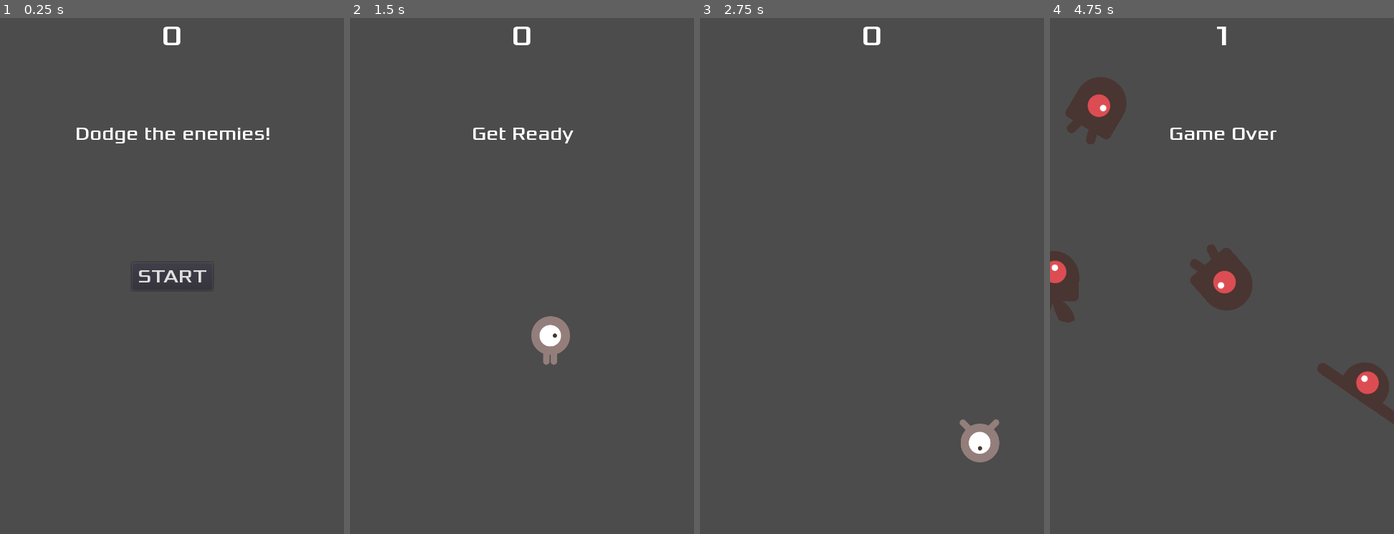
Above: before the commit, frames 1-4 (left to right).
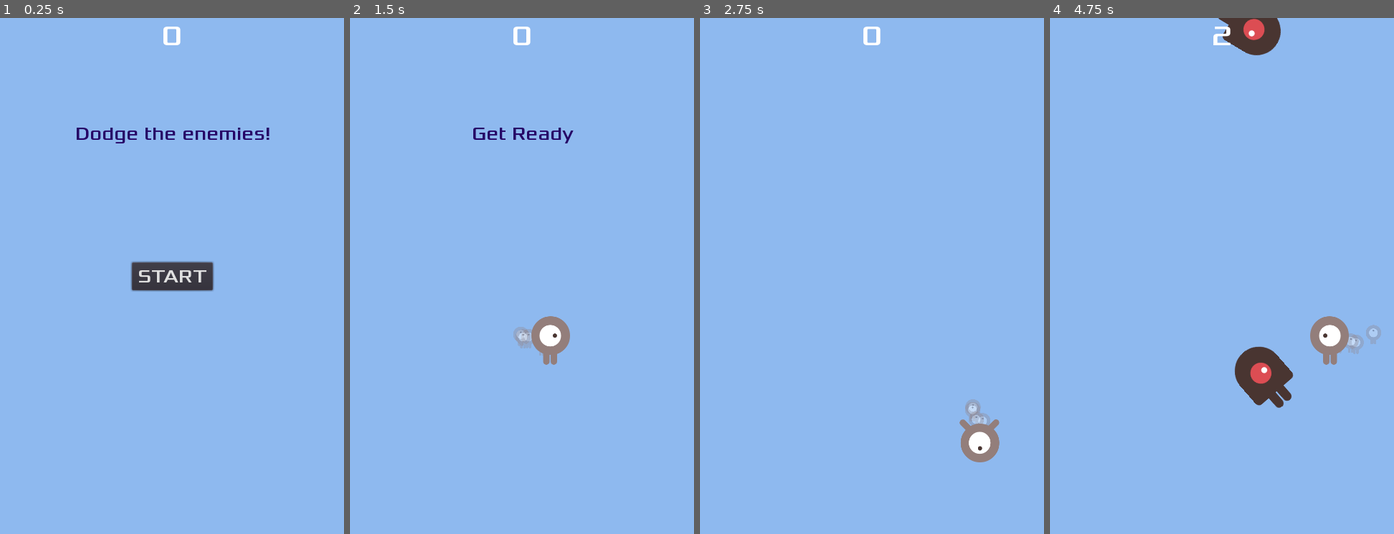
Above: after the commit, the same moments.

Repository: abarichello/Dodge
Game: Godot game, scene res://scenes/Main.tscn
Same seed, same stepped clock (60 frames per second), same inputs: the game is played once before the commit and once after it.
Inputs:
- Up to frame 1 (0.25 s): no input
- Up to frame 2 (1.5 s): click "START" at 0.5 s; tap Enter at 1.25 s; hold Right (ui_right) from 1.28 s (still down)
- Up to frame 3 (2.75 s): release Right (ui_right) at 2.03 s; hold Down (ui_down) from 2.03 s (still down)
- Up to frame 4 (4.75 s): release Down (ui_down) at 2.78 s; hold Right (ui_right) 2.78-3.53 s; hold Up (ui_up) 3.53-4.28 s; hold Left (ui_left) from 4.28 s (still down)

The runs differ from the first frame. In frame 1, 99% of the frame differs, in the area x 0-100%, y 0-100%; in frame 2, 99%; in frame 3, 99%; in frame 4, 100%.

Commit message:
Music and sounds

Diff:
--- a/game/scenes/Enemy.tscn
+++ b/game/scenes/Enemy.tscn
@@ -1,10 +1,10 @@
 [gd_scene load_steps=10 format=2]
 
 [ext_resource path="res://scripts/Enemy.gd" type="Script" id=1]
-[ext_resource path="res://art/enemyWalking_1.png" type="Texture" id=2]
-[ext_resource path="res://art/enemyWalking_2.png" type="Texture" id=3]
-[ext_resource path="res://art/enemySwimming_1.png" type="Texture" id=4]
-[ext_resource path="res://art/enemySwimming_2.png" type="Texture" id=5]
+[ext_resource path="res://art/enemySwimming_1.png" type="Texture" id=2]
+[ext_resource path="res://art/enemySwimming_2.png" type="Texture" id=3]
+[ext_resource path="res://art/enemyWalking_1.png" type="Texture" id=4]
+[ext_resource path="res://art/enemyWalking_2.png" type="Texture" id=5]
 [ext_resource path="res://art/enemyFlyingAlt_1.png" type="Texture" id=6]
 [ext_resource path="res://art/enemyFlyingAlt_2.png" type="Texture" id=7]
 
@@ -13,13 +13,13 @@
 animations = [ {
 "frames": [ ExtResource( 2 ), ExtResource( 3 ) ],
 "loop": true,
-"name": "walk",
-"speed": 5.0
+"name": "swim",
+"speed": 3.0
 }, {
 "frames": [ ExtResource( 4 ), ExtResource( 5 ) ],
 "loop": true,
-"name": "swim",
-"speed": 3.0
+"name": "walk",
+"speed": 5.0
 }, {
 "frames": [ ExtResource( 6 ), ExtResource( 7 ) ],
 "loop": true,
@@ -31,11 +31,11 @@
 
 custom_solver_bias = 0.0
 radius = 9.86522
-height = 20.0
+height = 16.2919
 
 [node name="Enemy" type="RigidBody2D"]
 
-position = Vector2( -81.9097, 66.3551 )
+position = Vector2( -49.4614, 62.9332 )
 input_pickable = false
 collision_layer = 1
 collision_mask = 0
@@ -59,23 +59,23 @@
 "_edit_group_": true
 }
 MIN_SPEED = 150
-MAX_SPEED = 300
+MAX_SPEED = 250
 
-[node name="AnimatedSprite" type="AnimatedSprite" parent="."]
+[node name="AnimatedSprite" type="AnimatedSprite" parent="." index="0"]
 
-scale = Vector2( 0.75, 0.75 )
+scale = Vector2( 0.7, 0.7 )
 frames = SubResource( 1 )
 animation = "walk"
-frame = 1
 playing = true
+_sections_unfolded = [ "Material", "Pause", "Transform", "Visibility", "Z" ]
 
-[node name="CollisionShape2D" type="CollisionShape2D" parent="."]
+[node name="CollisionShape2D" type="CollisionShape2D" parent="." index="1"]
 
-position = Vector2( -0.346331, 1.15941 )
-scale = Vector2( 4.79574, 2.53876 )
+position = Vector2( -1.28191, -0.436482 )
+scale = Vector2( 4.70418, 1.97298 )
 shape = SubResource( 2 )
 
-[node name="Visibility" type="VisibilityNotifier2D" parent="."]
+[node name="Visibility" type="VisibilityNotifier2D" parent="." index="2"]
 
 rect = Rect2( -10, -10, 20, 20 )
 
--- a/game/scenes/HUD.tscn
+++ b/game/scenes/HUD.tscn
@@ -56,6 +56,8 @@
 
 [node name="MessageLabel" type="Label" parent="."]
 
+modulate = Color( 0.211504, 0.0436707, 0.414063, 1 )
+self_modulate = Color( 0.700996, 0.429337, 0.972656, 1 )
 anchor_left = 0.5
 anchor_top = 0.0
 anchor_right = 0.5
@@ -70,6 +72,7 @@
 size_flags_horizontal = 1
 size_flags_vertical = 4
 custom_fonts/font = SubResource( 2 )
+custom_constants/shadow_offset_x = 10
 text = "Dodge the enemies!"
 align = 1
 valign = 1
--- a/game/scenes/Main.tscn
+++ b/game/scenes/Main.tscn
@@ -1,65 +1,102 @@
-[gd_scene load_steps=6 format=2]
+[gd_scene load_steps=8 format=2]
 
 [ext_resource path="res://scripts/Main.gd" type="Script" id=1]
 [ext_resource path="res://scenes/Enemy.tscn" type="PackedScene" id=2]
 [ext_resource path="res://scenes/Player.tscn" type="PackedScene" id=3]
 [ext_resource path="res://scenes/HUD.tscn" type="PackedScene" id=4]
+[ext_resource path="res://art/House In a Forest Loop.ogg" type="AudioStream" id=5]
+[ext_resource path="res://art/gameover.wav" type="AudioStream" id=6]
 
 [sub_resource type="Curve2D" id=1]
 
 bake_interval = 5.0
 _data = {
-"points": PoolVector2Array( 0, 0, 0, 0, 10.8001, -0.581976, 0, 0, 0, 0, 480.255, 0.35144, 0, 0, 0, 0, 480.226, 720.153, 0, 0, 0, 0, -0.624863, 719.794, 0, 0, 0, 0, -0.029953, 114.036, 0, 0, 0, 0, -0.029953, -0.581976, 0, 0, 0, 0, 10.8001, -0.581976 )
+"points": PoolVector2Array( 0, 0, 0, 0, -49.2987, -47.4375, 0, 0, 0, 0, 516.619, -44.4892, 0, 0, 0, 0, 511.178, 760.221, 0, 0, 0, 0, -45.2175, 761.581, 0, 0, 0, 0, -45.2175, -31.113, 0, 0, 0, 0, -49.2987, -47.4375 )
 }
 
-[node name="Main" type="Node"]
+[node name="Main" type="Node" index="0"]
 
 script = ExtResource( 1 )
 Enemy = ExtResource( 2 )
 
-[node name="Player" parent="." instance=ExtResource( 3 )]
+[node name="ColorRect" type="ColorRect" parent="." index="0"]
+
+anchor_left = 0.0
+anchor_top = 0.0
+anchor_right = 0.0
+anchor_bottom = 0.0
+margin_left = -18.0
+margin_top = -14.0
+margin_right = 498.0
+margin_bottom = 730.0
+rect_pivot_offset = Vector2( 0, 0 )
+mouse_filter = 0
+size_flags_horizontal = 1
+size_flags_vertical = 1
+color = Color( 0.55896, 0.72628, 0.941406, 1 )
+
+[node name="Player" parent="." index="1" instance=ExtResource( 3 )]
 
 position = Vector2( -78.9849, 424.946 )
 
-[node name="EnemyTimer" type="Timer" parent="."]
+[node name="EnemyTimer" type="Timer" parent="." index="2"]
 
 process_mode = 1
 wait_time = 0.2
 one_shot = false
 autostart = false
 
-[node name="StartTimer" type="Timer" parent="."]
+[node name="StartTimer" type="Timer" parent="." index="3"]
 
 process_mode = 1
 wait_time = 2.0
 one_shot = true
 autostart = false
 
-[node name="StartPosition" type="Position2D" parent="."]
+[node name="StartPosition" type="Position2D" parent="." index="4"]
 
 position = Vector2( 240, 450 )
 
-[node name="ScoreTimer" type="Timer" parent="."]
+[node name="ScoreTimer" type="Timer" parent="." index="5"]
 
 process_mode = 1
 wait_time = 1.0
 one_shot = false
 autostart = false
 
-[node name="HUD" parent="." instance=ExtResource( 4 )]
+[node name="HUD" parent="." index="6" instance=ExtResource( 4 )]
 
-[node name="EnemyPath" type="Path2D" parent="."]
+[node name="EnemyPath" type="Path2D" parent="." index="7"]
 
 curve = SubResource( 1 )
 
-[node name="SpawnLocation" type="PathFollow2D" parent="EnemyPath"]
+[node name="SpawnLocation" type="PathFollow2D" parent="EnemyPath" index="0"]
 
+position = Vector2( -49.2987, -47.4375 )
+rotation = 0.00521099
 offset = 0.0
 h_offset = 0.0
 v_offset = 0.0
 rotate = true
 cubic_interp = true
 loop = true
+lookahead = 4.0
+
+[node name="Music" type="AudioStreamPlayer" parent="." index="8"]
+
+stream = ExtResource( 5 )
+volume_db = 0.0
+autoplay = false
+mix_target = 0
+bus = "Master"
+
+[node name="Death" type="AudioStreamPlayer" parent="." index="9"]
+
+stream = ExtResource( 6 )
+volume_db = 0.0
+autoplay = false
+mix_target = 0
+bus = "Master"
 
 [connection signal="hit" from="Player" to="." method="_game_over"]
 
--- a/game/scenes/Player.tscn
+++ b/game/scenes/Player.tscn
@@ -1,57 +1,121 @@
-[gd_scene load_steps=8 format=2]
+[gd_scene load_steps=9 format=2]
 
 [ext_resource path="res://scripts/Player.gd" type="Script" id=1]
-[ext_resource path="res://art/playerGrey_walk1.png" type="Texture" id=2]
-[ext_resource path="res://art/playerGrey_walk2.png" type="Texture" id=3]
-[ext_resource path="res://art/playerGrey_up1.png" type="Texture" id=4]
+[ext_resource path="res://art/playerGrey_up1.png" type="Texture" id=2]
+[ext_resource path="res://art/playerGrey_walk1.png" type="Texture" id=3]
+[ext_resource path="res://art/playerGrey_walk2.png" type="Texture" id=4]
 [ext_resource path="res://art/playerGrey_up2.png" type="Texture" id=5]
 
-[sub_resource type="SpriteFrames" id=1]
+[sub_resource type="ParticlesMaterial" id=1]
+
+render_priority = 0
+trail_divisor = 1
+emission_shape = 1
+emission_sphere_radius = 100.0
+flag_align_y = false
+flag_rotate_y = false
+flag_disable_z = true
+spread = 50.0
+flatness = 0.0
+gravity = Vector3( 0, 10, 0 )
+initial_velocity = 1.0
+initial_velocity_random = 0.0
+angular_velocity = -1.97471e-41
+angular_velocity_random = 0.0
+orbit_velocity = 0.0
+orbit_velocity_random = 0.0
+linear_accel = 0.0
+linear_accel_random = 0.0
+radial_accel = 0.0
+radial_accel_random = 0.0
+tangential_accel = 0.0
+tangential_accel_random = 0.0
+damping = 0.0
+damping_random = 0.0
+angle = 0.0
+angle_random = 1.0
+scale = 0.2
+scale_random = 0.0
+color = Color( 1, 1, 1, 0.287294 )
+hue_variation = 0.0
+hue_variation_random = 0.0
+anim_speed = 0.0
+anim_speed_random = 0.0
+anim_offset = 0.0
+anim_offset_random = 0.0
+anim_loop = false
+_sections_unfolded = [ "Angle", "Angular Velocity", "Animation", "Color", "Damping", "Emission Shape", "Flags", "Gravity", "Hue Variation", "Initial Velocity", "Linear Accel", "Orbit Velocity", "Radial Accel", "Resource", "Scale", "Spread", "Tangential Accel", "Trail" ]
+
+[sub_resource type="SpriteFrames" id=2]
 
 animations = [ {
-"frames": [ ExtResource( 2 ), ExtResource( 3 ) ],
+"frames": [ ExtResource( 3 ), ExtResource( 4 ) ],
 "loop": true,
 "name": "right",
 "speed": 5.0
 }, {
-"frames": [ ExtResource( 4 ), ExtResource( 5 ) ],
+"frames": [ ExtResource( 2 ), ExtResource( 5 ) ],
 "loop": true,
 "name": "up",
 "speed": 5.0
 } ]
 
-[sub_resource type="CapsuleShape2D" id=2]
+[sub_resource type="CapsuleShape2D" id=3]
 
 custom_solver_bias = 0.0
-radius = 10.7272
+radius = 10.8803
 height = 19.2514
 
-[node name="Player" type="Area2D"]
+[node name="Player" type="Area2D" index="0"]
 
-position = Vector2( 253.439, 465.95 )
+position = Vector2( 213.441, 513.99 )
 input_pickable = true
 gravity_vec = Vector2( 0, 1 )
-gravity = 98.0
+gravity = 0.0
 linear_damp = 0.1
 angular_damp = 1.0
 audio_bus_override = false
 audio_bus_name = "Master"
 script = ExtResource( 1 )
+_sections_unfolded = [ "Audio Bus", "Collision", "Material", "Pause", "Pickable", "Transform", "Visibility", "Z" ]
 __meta__ = {
 "_edit_group_": true
 }
 SPEED = 200
 
-[node name="AnimatedSprite" type="AnimatedSprite" parent="."]
+[node name="Particles2D" type="Particles2D" parent="." index="0"]
+
+scale = Vector2( 0.1, 0.11 )
+emitting = true
+amount = 5
+lifetime = 0.6
+one_shot = false
+preprocess = 0.0
+speed_scale = 2.0
+explosiveness = 0.0
+randomness = 0.0
+fixed_fps = 0
+fract_delta = true
+visibility_rect = Rect2( -100, -100, 200, 200 )
+local_coords = false
+draw_order = 0
+process_material = SubResource( 1 )
+texture = ExtResource( 2 )
+normal_map = null
+h_frames = 1
+v_frames = 1
+_sections_unfolded = [ "Drawing", "Material", "Pause", "Process Material", "Textures", "Time", "Transform", "Visibility", "Z" ]
+
+[node name="AnimatedSprite" type="AnimatedSprite" parent="." index="1"]
 
 scale = Vector2( 0.5, 0.5 )
-frames = SubResource( 1 )
+frames = SubResource( 2 )
 animation = "right"
 
-[node name="CollisionShape2D" type="CollisionShape2D" parent="."]
+[node name="CollisionShape2D" type="CollisionShape2D" parent="." index="2"]
 
-position = Vector2( -0.0229802, 1.00708 )
-scale = Vector2( 3.36617, 1.72683 )
-shape = SubResource( 2 )
+position = Vector2( -0.59384, 1.00708 )
+scale = Vector2( 2.59217, 1.72683 )
+shape = SubResource( 3 )
 
 [connection signal="body_entered" from="." to="." method="_on_Player_body_entered"]
--- a/game/scripts/Main.gd
+++ b/game/scripts/Main.gd
@@ -2,22 +2,21 @@
 
 export (PackedScene) var Enemy
 var score
-var enemy_array = []
 
 func _ready():
 	randomize()
 
 func new_game():
-	# Resets
+	$Music.play()
 	score = 0
 	$HUD.update_score(score)
 	$Player.start($StartPosition.position)
 	$StartTimer.start()
-	for i in range(0, enemy_array.size()-1):
-		remove_child(enemy_array[i])
 	$HUD.show_message("Get Ready")
 
 func _game_over():
+	$Music.stop()
+	$Death.play()
 	$ScoreTimer.stop()
 	$EnemyTimer.stop()
 	$HUD.show_game_over()
@@ -34,7 +33,6 @@
 	$EnemyPath/SpawnLocation.set_offset(randi())
 	var enemy = Enemy.instance()
 	add_child(enemy)
-	enemy_array.append(enemy)
 	var direction = $EnemyPath/SpawnLocation.rotation + PI/2
 	enemy.position = $EnemyPath/SpawnLocation.position
 	direction += rand_range(deg2rad(0), deg2rad(360))
Not shown, added: game/export_presets.cfg
Not shown, changed: README.md
